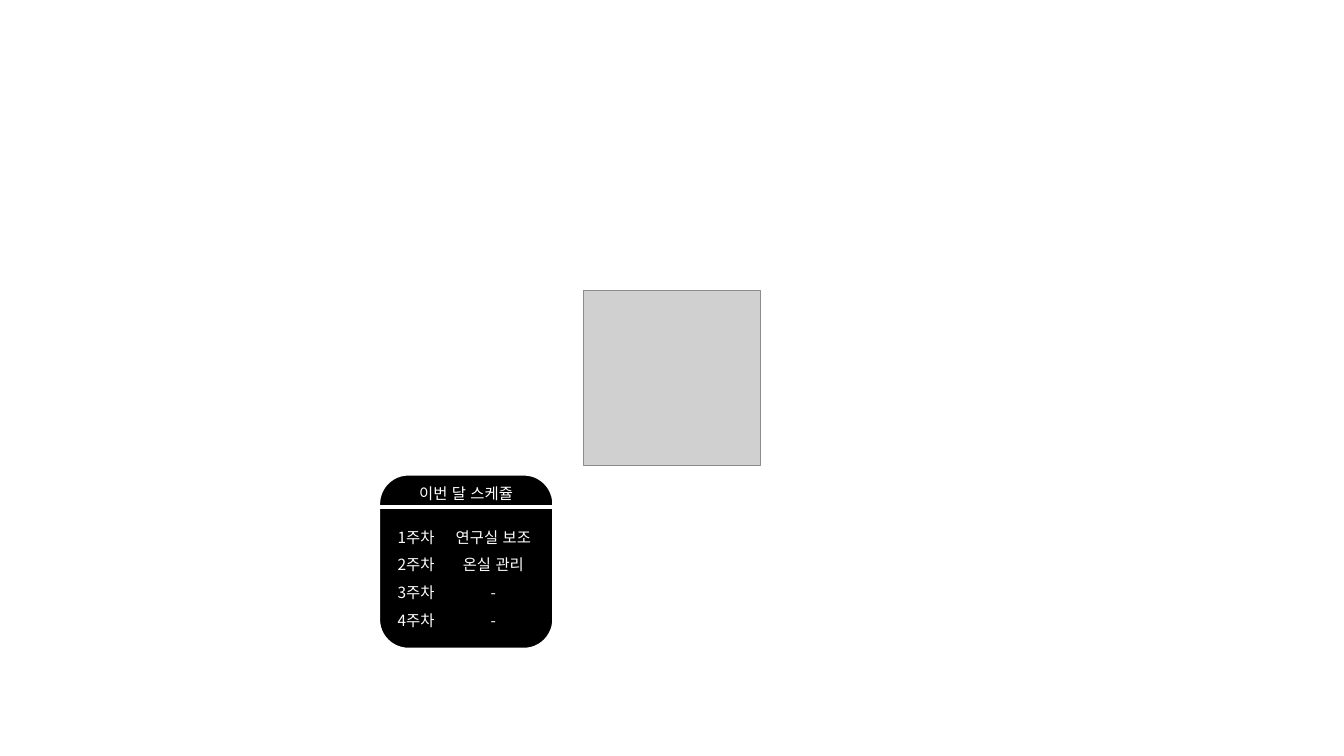
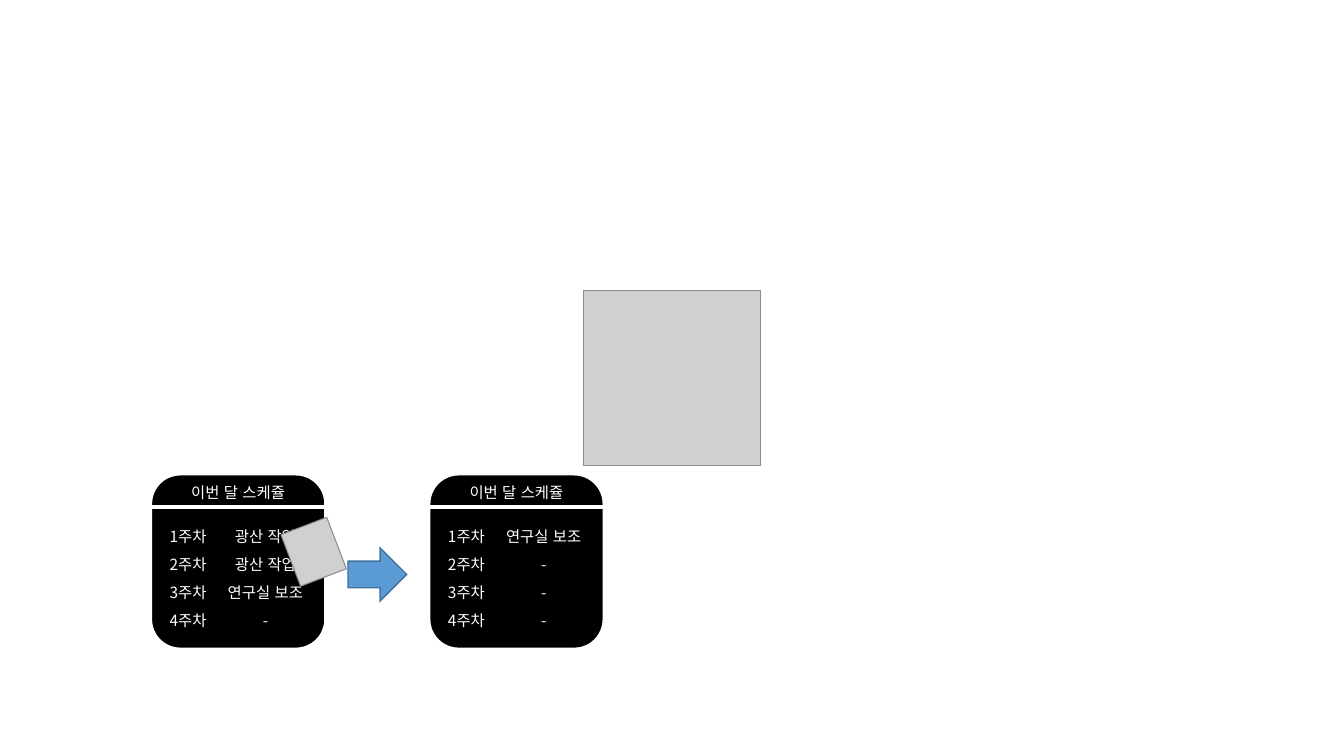
Before and after one commit to kalmmis/AndroidMaker, a slide deck: slide 4 of AndroidMaker UI 구성 참조문서.pptx. Drawn at 1344x756 pixels with LibreOffice and Linux fonts; fonts in the diff are those of the drawing; grey boxes stand for pictures. Boxes give left, top, right and bottom in pixels: in the first picture for what was removed or moved away, otherwise in the second. Text is boxed around its words. In the diff, an @@ line names an element or a change of style, - is before the commit and + after.

Commit message:
dev: 20210507
스케쥴 쪽 기획서 대로 레이아웃 잡음

```diff
--- a/AndroidMaker UI 구성 참조문서.pptx
+++ b/AndroidMaker UI 구성 참조문서.pptx
@@ group added at (151, 475, 325, 648): 3 texts, 1 rounded rectangle, 1 line @@
+이번 달 스케쥴
+1주차
+2주차
+3주차
+4주차
+광산 작업
+광산 작업
+연구실 보조
+-
@@ picture added at (281, 517, 347, 587) @@
@@ 3 texts, 1 rounded rectangle, 1 line: place and size @@
-3 texts, 1 rounded rectangle, 1 line at (379, 475, 554, 648)
+3 texts, 1 rounded rectangle, 1 line at (430, 475, 604, 648)
@@ text at (506, 529, 581, 543): paragraph added @@
+-
@@ right arrow added at (348, 548, 406, 602), fill #5B9BD5, outline #43739E 1 pt @@
@@ text at (463, 557, 524, 571): paragraph removed @@
-온실 관리
```
Also in this commit, not shown: 5 other slides changed, 3 slides added, 1 slide removed, 22 other files.
